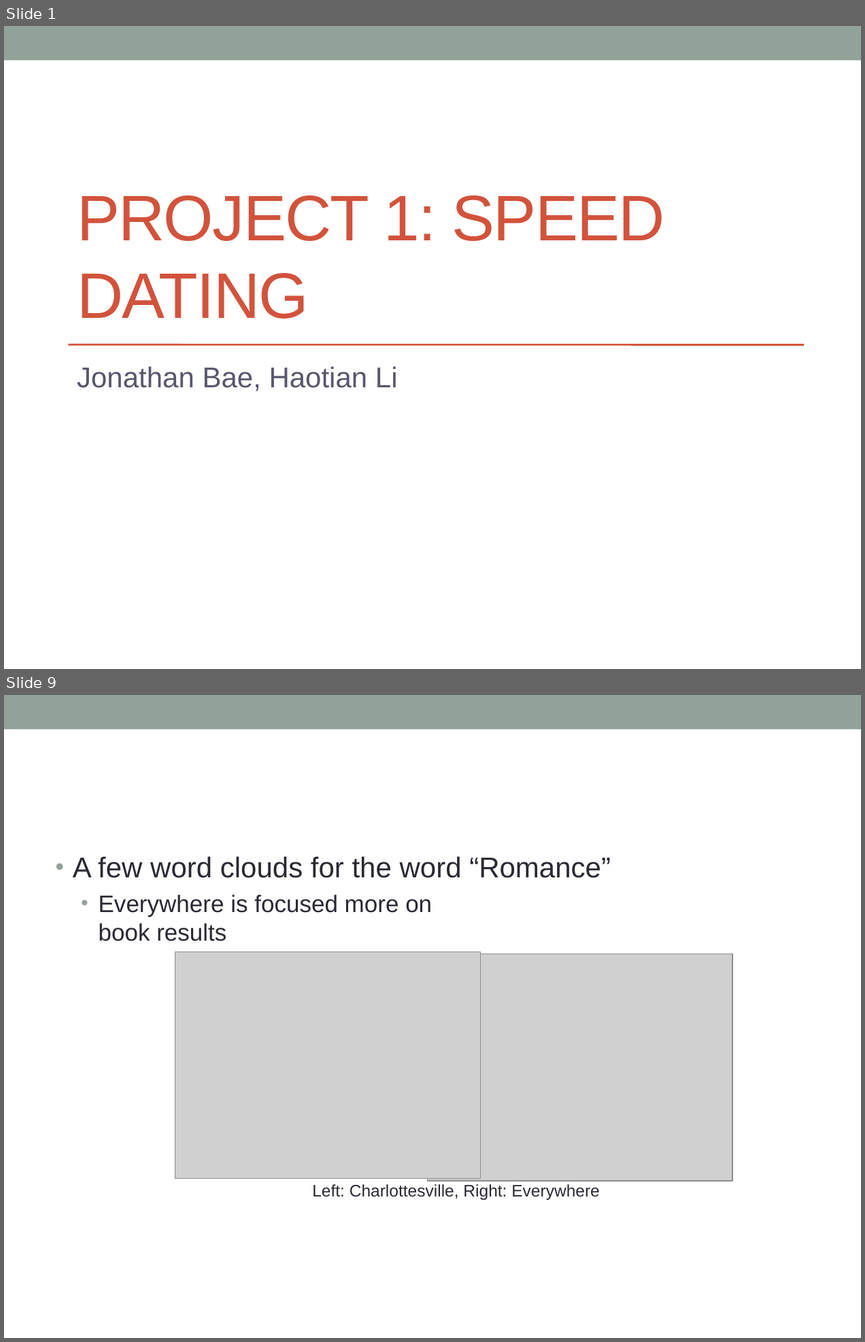
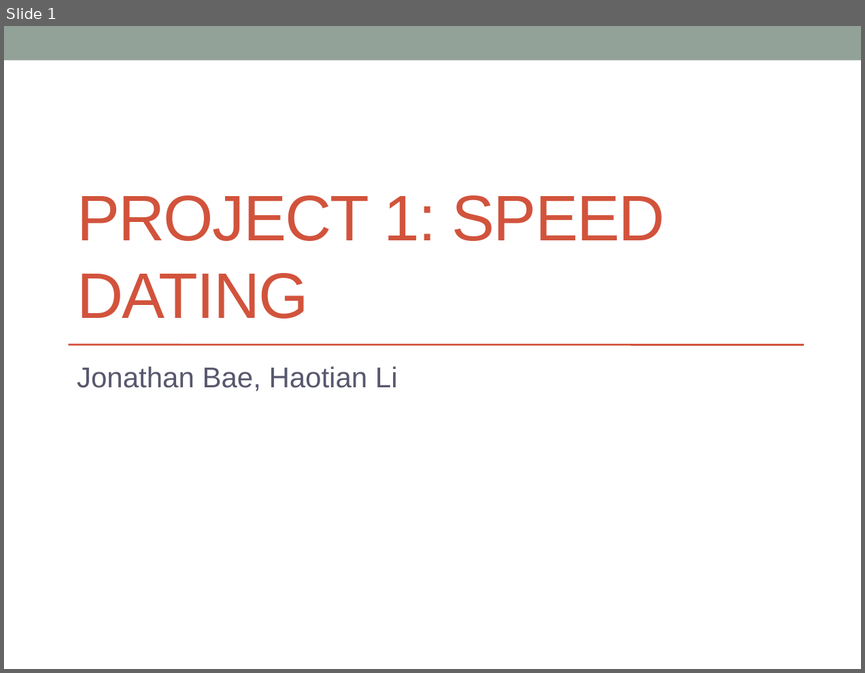
Before and after one commit to jonathanbae/4559Project1, a slide deck: baej.lih.project-1 Presentation.pptx. Shown one above the other, each under a label of ours: slides 1 and 9 before the commit, slide 1 after it; the slides between them are not shown. The pictures are 865x1342 and 865x673 pixels, drawn with LibreOffice and Linux fonts; fonts in the diff are those of the drawing; grey boxes stand for pictures. Boxes give left, top, right and bottom in pixels: in the first picture for what was removed or moved away, otherwise in the second. Text is boxed around its words. In the diff, an @@ line names an element or a change of style, - is before the commit and + after.

```diff
--- a/baej.lih.project-1 Presentation.pptx
+++ b/baej.lih.project-1 Presentation.pptx
@@ slide 9 removed at (4,695,861,1338), background #FFFFFF; not listed: 1 template element that a slide beside it also shows @@
@@ text removed at (73,856,611,941) @@
-• A few word clouds for the word “Romance”
-  • Everywhere is focused more on
-    book results
@@ picture removed at (175,952,481,1179) @@
@@ picture removed at (427,954,732,1181) @@
@@ picture removed at (384,1023,589,1176) @@
@@ text removed at (312,1184,600,1200) @@
-Left: Charlottesville, Right: Everywhere
```
Also in this commit, not shown: 4 slides changed, 3 slides added, 6 other slides removed, 1 other file.
